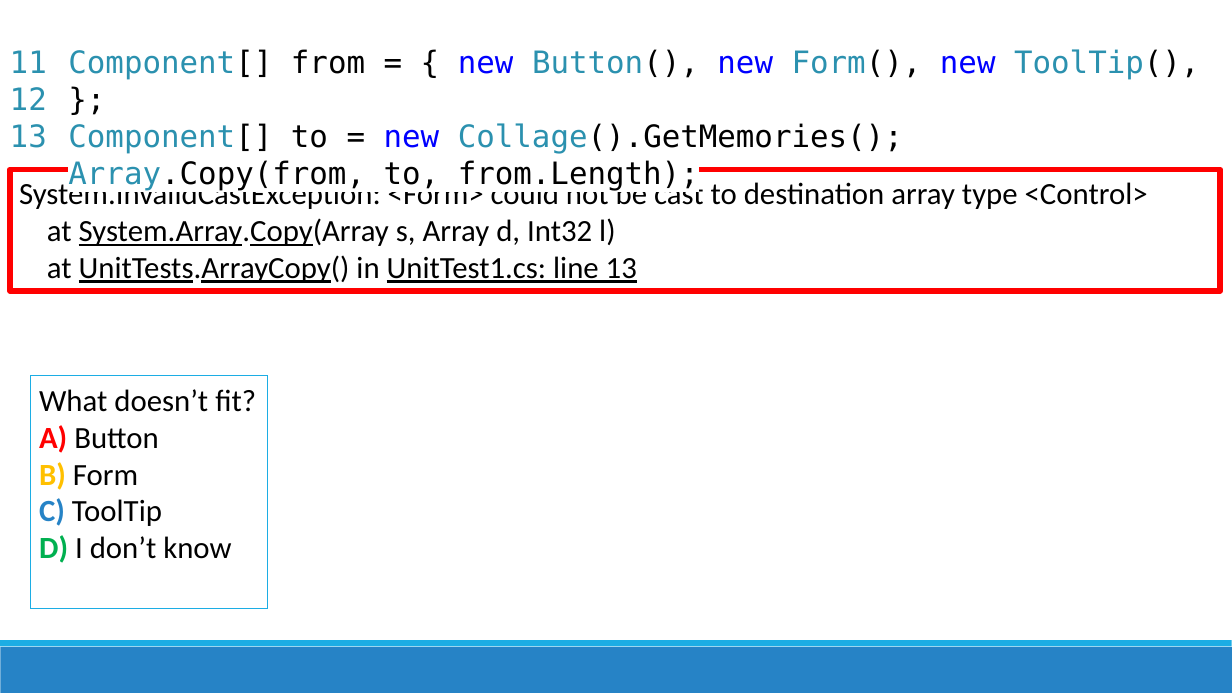
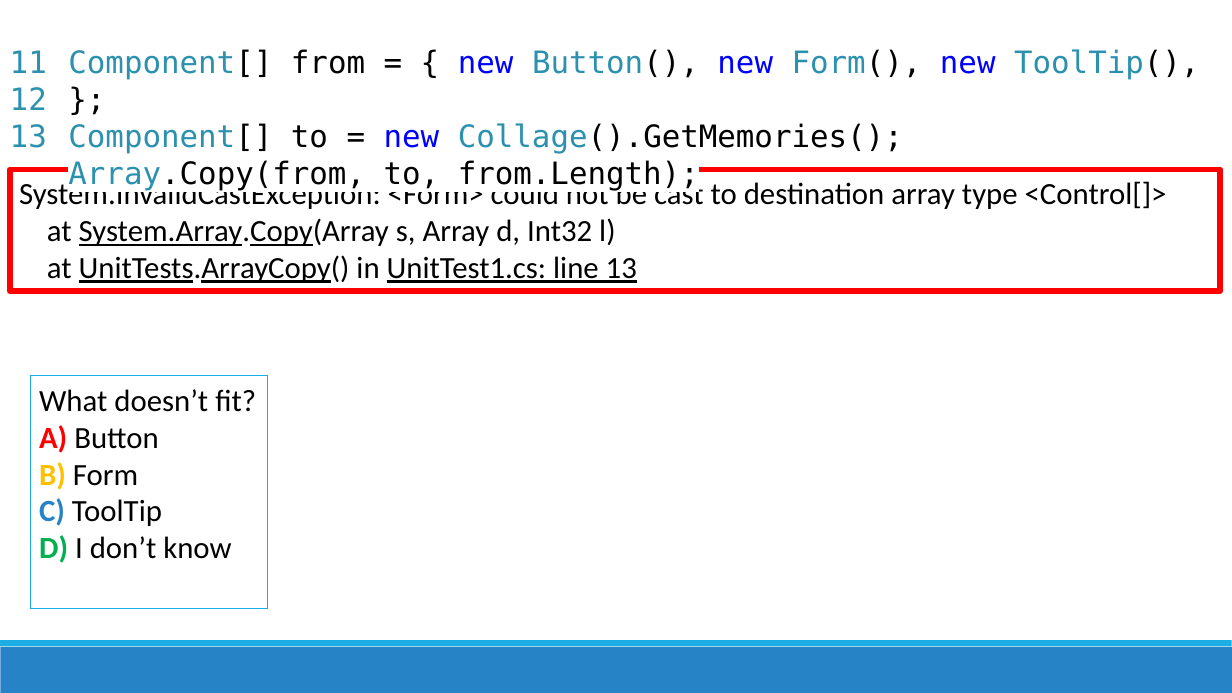
Before and after one commit to jamesrcounts/ExceptionalTalk, a slide deck: slide 19 of Exceptional Exceptions.pptx (slide 18 before the commit). Drawn at 1232x693 pixels with LibreOffice and Linux fonts; fonts in the diff are those of the drawing. Boxes give left, top, right and bottom in pixels: in the first picture for what was removed or moved away, otherwise in the second. Text is boxed around its words. In the diff, an @@ line names an element or a change of style, - is before the commit and + after.

```diff
--- a/Exceptional Exceptions.pptx
+++ b/Exceptional Exceptions.pptx
@@ text in rectangle at [19, 179, 1167, 209]: text changed @@
-System.InvalidCastException: <Form> could not be cast to destination array type <Control>
+System.InvalidCastException: <Form> could not be cast to destination array type <Control[]>
```
Also in this commit, not shown: 4 other slides changed, 1 slide added, 1 other file.
